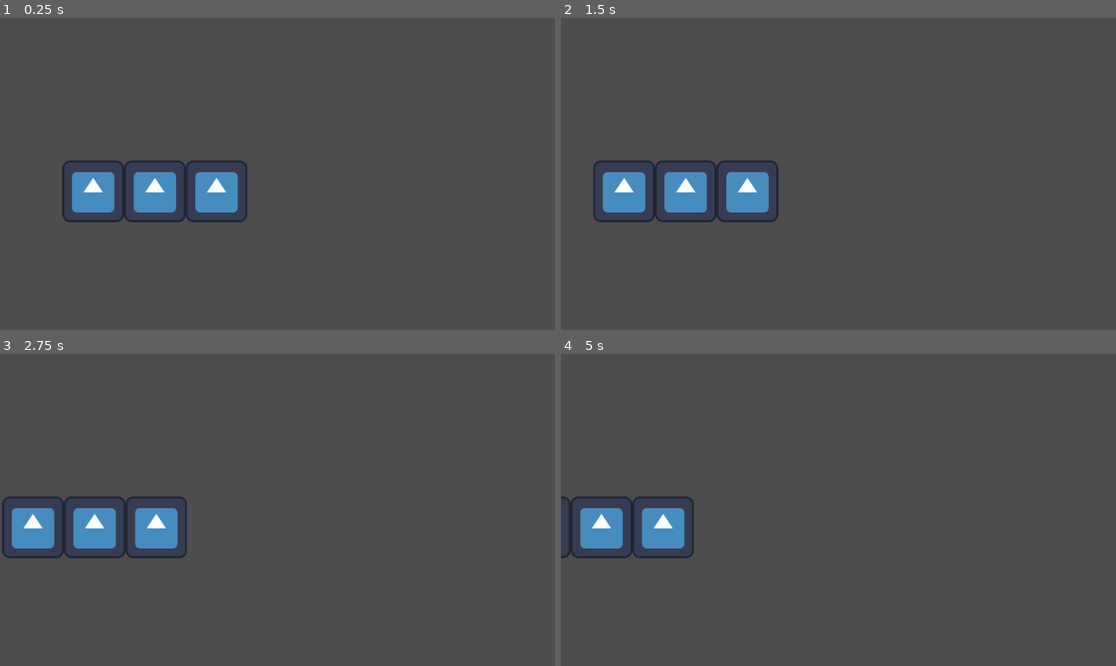
Above: before the commit, frames 1-4 (two rows, left to right).
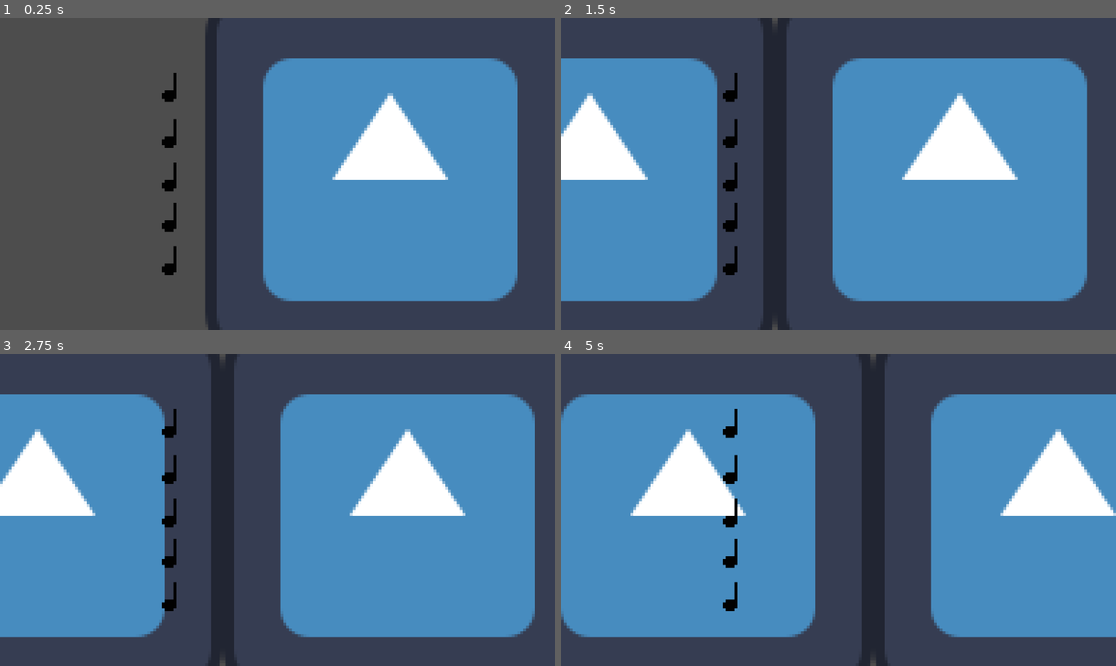
Above: after the commit, the same moments.

Repository: Silver-Ink/MelodyJumper
Game: Godot game, scene res://level.tscn
The game is run twice, just before and just after one commit, with the same random seed, the same clock (stepped at 60 frames per second) and the same inputs. The engine's default icon, where the game draws it, is replaced by a stand-in: a white triangle on a blue panel in a dark square.
Inputs:
- Up to frame 1 (0.25 s): no input
- Up to frame 2 (1.5 s): no input
- Up to frame 3 (2.75 s): no input
- Up to frame 4 (5 s): no input

The runs differ from the first frame. In frame 1, 42% of the frame differs, in the area x 11-94%, y 0-100%; in frame 2, 61%; in frame 3, 61%; in frame 4, 64%, in the area x 0-100%, y 0-100%.

Commit message:
change global scale to fit fullscreen

Diff:
--- a/level.tscn
+++ b/level.tscn
@@ -1,17 +1,55 @@
-[gd_scene load_steps=4 format=3 uid="uid://djhnrcgotvde4"]
+[gd_scene load_steps=7 format=3 uid="uid://djhnrcgotvde4"]
 
 [ext_resource type="PackedScene" uid="uid://vxs8e3miw3q" path="res://track.tscn" id="1_kd5to"]
-[ext_resource type="PackedScene" uid="uid://cifuhx5xc0wh4" path="res://playing_area.tscn" id="2_ry1st"]
-[ext_resource type="PackedScene" uid="uid://cra8gqrx15o1i" path="res://player.tscn" id="3_youjp"]
+[ext_resource type="PackedScene" uid="uid://ctc4es6p1afov" path="res://playing_area.tscn" id="2_ry1st"]
+[ext_resource type="PackedScene" uid="uid://bqqoiasgaecv" path="res://player.tscn" id="3_youjp"]
+[ext_resource type="Texture2D" uid="uid://nwxdwohiu5mo" path="res://noire.png" id="4_kbjct"]
+[ext_resource type="Script" path="res://reset_area.gd" id="5_tramo"]
+
+[sub_resource type="RectangleShape2D" id="RectangleShape2D_mwo8r"]
+size = Vector2(40, 161)
 
 [node name="level" type="Node2D"]
 
 [node name="Track" parent="." instance=ExtResource("1_kd5to")]
-position = Vector2(142, 360)
+length = 4
 
 [node name="Marker2D" type="Marker2D" parent="Track"]
+position = Vector2(0.0599976, 0)
 
 [node name="PlayingArea" parent="." instance=ExtResource("2_ry1st")]
-position = Vector2(80, 359)
+position = Vector2(-77, 0)
 
 [node name="Player" parent="PlayingArea" instance=ExtResource("3_youjp")]
+
+[node name="Camera2D" type="Camera2D" parent="."]
+zoom = Vector2(6, 6)
+
+[node name="Noire" type="Sprite2D" parent="."]
+position = Vector2(-37, 1)
+texture = ExtResource("4_kbjct")
+
+[node name="Noire2" type="Sprite2D" parent="."]
+position = Vector2(-37, 15)
+texture = ExtResource("4_kbjct")
+
+[node name="Noire3" type="Sprite2D" parent="."]
+position = Vector2(-37, 30)
+texture = ExtResource("4_kbjct")
+
+[node name="Noire4" type="Sprite2D" parent="."]
+position = Vector2(-37, -14)
+texture = ExtResource("4_kbjct")
+
+[node name="Noire5" type="Sprite2D" parent="."]
+position = Vector2(-37, -30)
+texture = ExtResource("4_kbjct")
+
+[node name="ResetArea" type="Area2D" parent="."]
+collision_layer = 6
+collision_mask = 0
+script = ExtResource("5_tramo")
+
+[node name="CollisionShape2D" type="CollisionShape2D" parent="ResetArea"]
+position = Vector2(-298, 0.5)
+shape = SubResource("RectangleShape2D_mwo8r")
--- a/player.tscn
+++ b/player.tscn
@@ -1,6 +1,7 @@
-[gd_scene load_steps=2 format=3 uid="uid://cra8gqrx15o1i"]
+[gd_scene load_steps=2 format=3 uid="uid://bqqoiasgaecv"]
 
 [sub_resource type="RectangleShape2D" id="RectangleShape2D_v3i70"]
+size = Vector2(2, 4)
 
 [node name="Node2D" type="Node2D"]
 
@@ -11,15 +12,15 @@
 shape = SubResource("RectangleShape2D_v3i70")
 
 [node name="Marker2D" type="Marker2D" parent="Player_Area2D"]
-position = Vector2(0, -200)
+position = Vector2(0, -40)
 
 [node name="Marker2D2" type="Marker2D" parent="Player_Area2D"]
-position = Vector2(0, -100)
+position = Vector2(0, -20)
 
 [node name="Marker2D3" type="Marker2D" parent="Player_Area2D"]
 
 [node name="Marker2D4" type="Marker2D" parent="Player_Area2D"]
-position = Vector2(0, 100)
+position = Vector2(0, 20)
 
 [node name="Marker2D5" type="Marker2D" parent="Player_Area2D"]
-position = Vector2(0, 200)
+position = Vector2(0, 40)
--- /dev/null
+++ b/playing_area.gd
@@ -0,0 +1,18 @@
+class_name PlayingArea extends Node2D
+
+
+# Called when the node enters the scene tree for the first time.
+func _ready() -> void:
+	pass # Replace with function body.
+
+
+# Called every frame. 'delta' is the elapsed time since the previous frame.
+func _process(delta: float) -> void:
+	pass
+
+
+func _on_cursor_area_2d_area_entered(area: Area2D) -> void:
+	pass
+	#var collisionner = area.get_parent()
+	#if (collisionner is Section):
+		#collisionner.speed
--- a/playing_area.tscn
+++ b/playing_area.tscn
@@ -1,12 +1,17 @@
-[gd_scene load_steps=2 format=3 uid="uid://cifuhx5xc0wh4"]
+[gd_scene load_steps=3 format=3 uid="uid://ctc4es6p1afov"]
+
+[ext_resource type="Script" path="res://playing_area.gd" id="1_tsvas"]
 
 [sub_resource type="RectangleShape2D" id="RectangleShape2D_3usce"]
-size = Vector2(34, 208)
+size = Vector2(50, 32)
 
 [node name="Node2D" type="Node2D"]
+script = ExtResource("1_tsvas")
 
 [node name="CursorArea2D" type="Area2D" parent="."]
 
 [node name="CollisionShape2D" type="CollisionShape2D" parent="CursorArea2D"]
 scale = Vector2(0.2, 2.5)
 shape = SubResource("RectangleShape2D_3usce")
+
+[connection signal="area_entered" from="CursorArea2D" to="." method="_on_cursor_area_2d_area_entered"]
--- a/project.godot
+++ b/project.godot
@@ -15,7 +15,18 @@
 config/features=PackedStringArray("4.3", "GL Compatibility")
 config/icon="res://icon.svg"
 
+[display]
+
+window/size/mode=2
+
+[layer_names]
+
+2d_physics/layer_1="player"
+2d_physics/layer_2="notes"
+2d_physics/layer_3="section"
+
 [rendering]
 
+textures/canvas_textures/default_texture_filter=0
 renderer/rendering_method="gl_compatibility"
 renderer/rendering_method.mobile="gl_compatibility"
--- /dev/null
+++ b/reset_area.gd
@@ -0,0 +1 @@
+class_name ResetArea extends Area2D
--- a/section.gd
+++ b/section.gd
@@ -1,6 +1,7 @@
-class_name Section extends Sprite2D
+class_name Section extends Node2D
 
-var speed := 50
+var speed := 100
+var reset_position : int
 
 # Called when the node enters the scene tree for the first time.
 func _ready() -> void:
@@ -10,3 +11,14 @@
 # Called every frame. 'delta' is the elapsed time since the previous frame.
 func _process(delta: float) -> void:
 	position.x -= speed * delta
+
+
+func replace_to_end():
+	position.x += reset_position
+
+
+
+func _on_area_2d_area_entered(area: Area2D) -> void:
+	var collisionner = area.get_parent()
+	if (area is ResetArea):
+		replace_to_end()
--- a/section.tscn
+++ b/section.tscn
@@ -6,11 +6,17 @@
 [sub_resource type="RectangleShape2D" id="RectangleShape2D_k2ydt"]
 size = Vector2(128, 128)
 
-[node name="section" type="Sprite2D"]
-texture = ExtResource("1_jqsbw")
+[node name="Section" type="Node2D"]
 script = ExtResource("2_eajiu")
 
+[node name="sprite" type="Sprite2D" parent="."]
+texture = ExtResource("1_jqsbw")
+
 [node name="Area2D" type="Area2D" parent="."]
+collision_layer = 6
+collision_mask = 6
 
 [node name="CollisionShape2D" type="CollisionShape2D" parent="Area2D"]
 shape = SubResource("RectangleShape2D_k2ydt")
+
+[connection signal="area_entered" from="Area2D" to="." method="_on_area_2d_area_entered"]
--- a/track.gd
+++ b/track.gd
@@ -12,6 +12,7 @@
 # Called every frame. 'delta' is the elapsed time since the previous frame.
 func _process(delta: float) -> void:
 	pass
+
 
 
 
@@ -39,6 +40,8 @@
 
 		section.position = origin.position
 
-		section.position.x += i * width + width / 2.
+		var offset = i * width + width / 2.
+		section.position.x += offset
+		section.reset_position = length * width # + width / 2.
 
 	example_section.queue_free()
